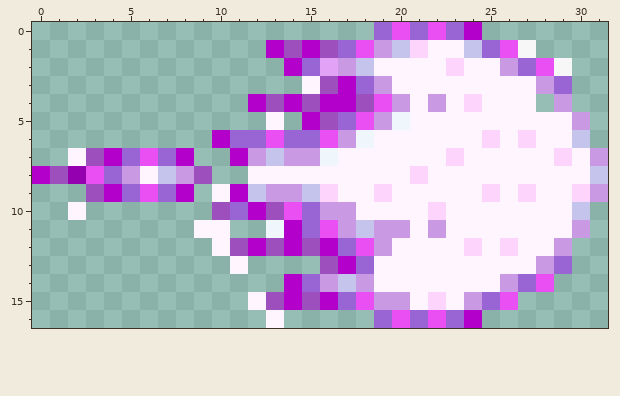
Pixel-art sprite, stored at Assets/Spriter/Mewtwo_Sprites/13.png. That is the earlier state.
The file is 32x17 pixels. Colours within 5 levels of each other are drawn and written as one.
After:
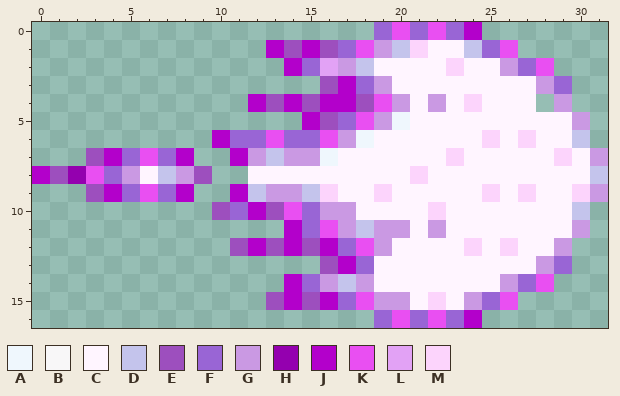
Palette (. is transparent): A #eff7fd  B #f8f7f8  C #fff5ff  D #c4c4ec  E #9d4fbe  F #9965d5  G #ca99e3  H #9400af  J #b300cb  K #e94ff2  L #e2a2f5  M #fcd4fc
From old to new:
Colour A is removed in row 11 at x 13.
Colour B is removed in row 1 at x 27; in row 2 at x 29.
Colour C is removed in row 3 at x 15; in row 5 at x 13; in row 7 at x 2; in row 9 at x 10; in row 10 at x 2; in row 11 at x 9 to 10.
Colour C is removed in row 12 at x 10; in row 13 at x 11; in row 15 at x 12; in row 16 at x 13.
